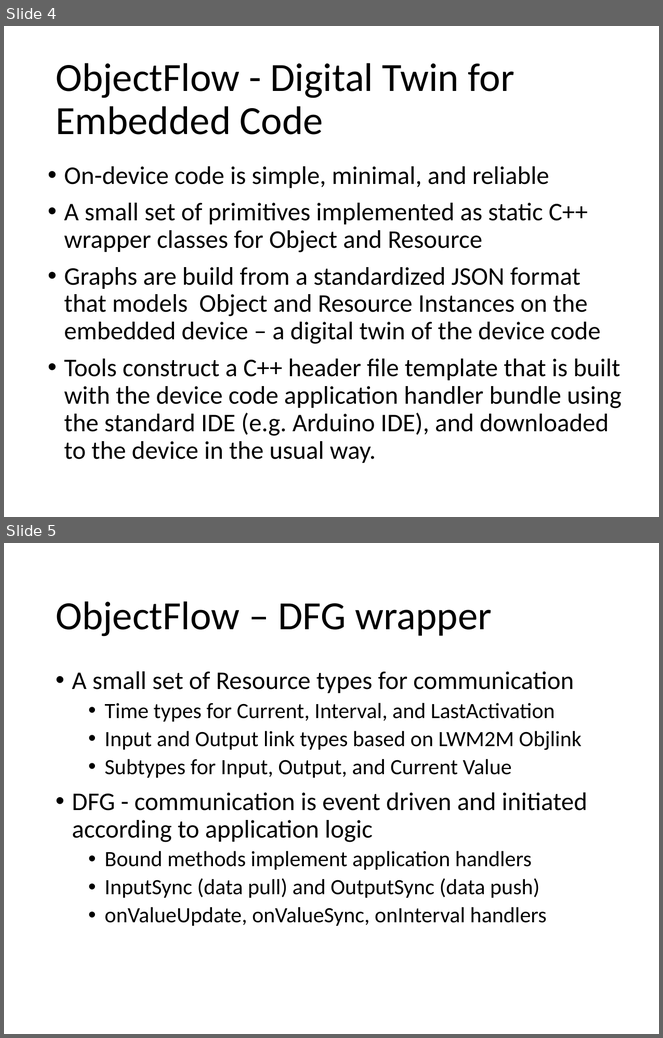
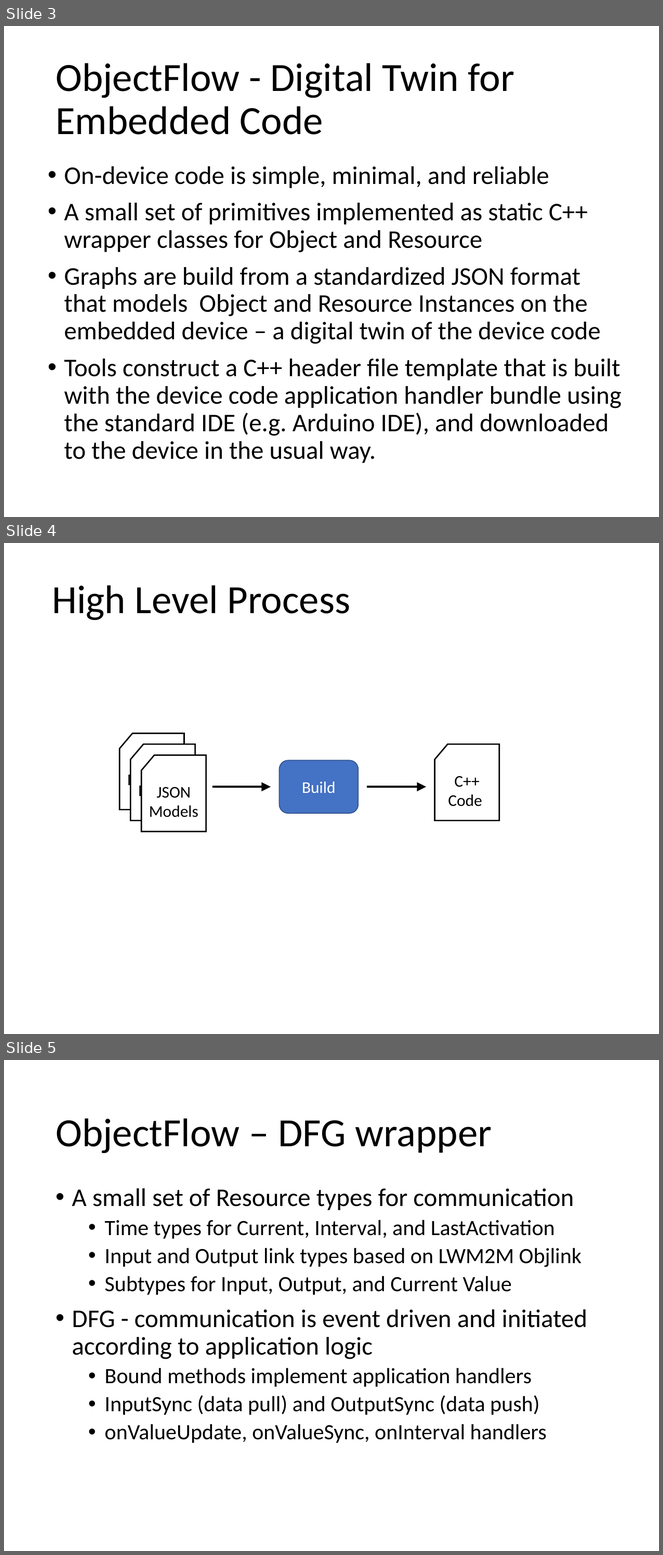
Before and after one commit to mjkoster/ObjectFlow, a slide deck: Documents/ObjectFlow.pptx. Shown one above the other, each under a label of ours: slides 4 and 5 before the commit, slides 3, 4 and 5 after it. The pictures are 663x1038 and 663x1555 pixels, drawn with LibreOffice and Linux fonts; fonts in the diff are those of the drawing. Boxes give left, top, right and bottom in pixels: in the first picture for what was removed or moved away, otherwise in the second. Text is boxed around its words. In the diff, an @@ line names an element or a change of style, - is before the commit and + after.

```diff
--- a/Documents/ObjectFlow.pptx
+++ b/Documents/ObjectFlow.pptx
@@ slide 4 added at (x1=4, y1=543, x2=659, y2=1034), background #FFFFFF @@
@@ title added at (x1=52, y1=585, x2=351, y2=620), 44 pt, text #000000 @@
+High Level Process
@@ flow chart punched card added at (x1=119, y1=734, x2=184, y2=810), fill #FFFFFF, outline #000000 1.5 pt, 18 pt, text #000000 @@
+Models
@@ flow chart punched card added at (x1=130, y1=744, x2=195, y2=821), fill #FFFFFF, outline #000000 1.5 pt, 18 pt, text #000000 @@
+Models
@@ flow chart punched card added at (x1=435, y1=744, x2=500, y2=821), fill #FFFFFF, outline #000000 1.5 pt, 18 pt, text #000000 @@
+C++ Code
@@ flow chart punched card added at (x1=142, y1=755, x2=206, y2=832), fill #FFFFFF, outline #000000 1.5 pt, 18 pt, text #000000 @@
+JSON Models
@@ rounded rectangle added at (x1=279, y1=760, x2=358, y2=813), fill #4472C4, outline #325491 1 pt, 18 pt, text #FFFFFF @@
+Build
@@ arrow added from (213, 787) to (271, 787), #000000 2 pt @@
@@ arrow added from (367, 787) to (426, 787), #000000 2 pt @@
@@ what was slide 4 is now slide 3 @@
```
Also in this commit, not shown: 1 slide changed, 11 other slides added, 1 slide removed, 5 other files.
